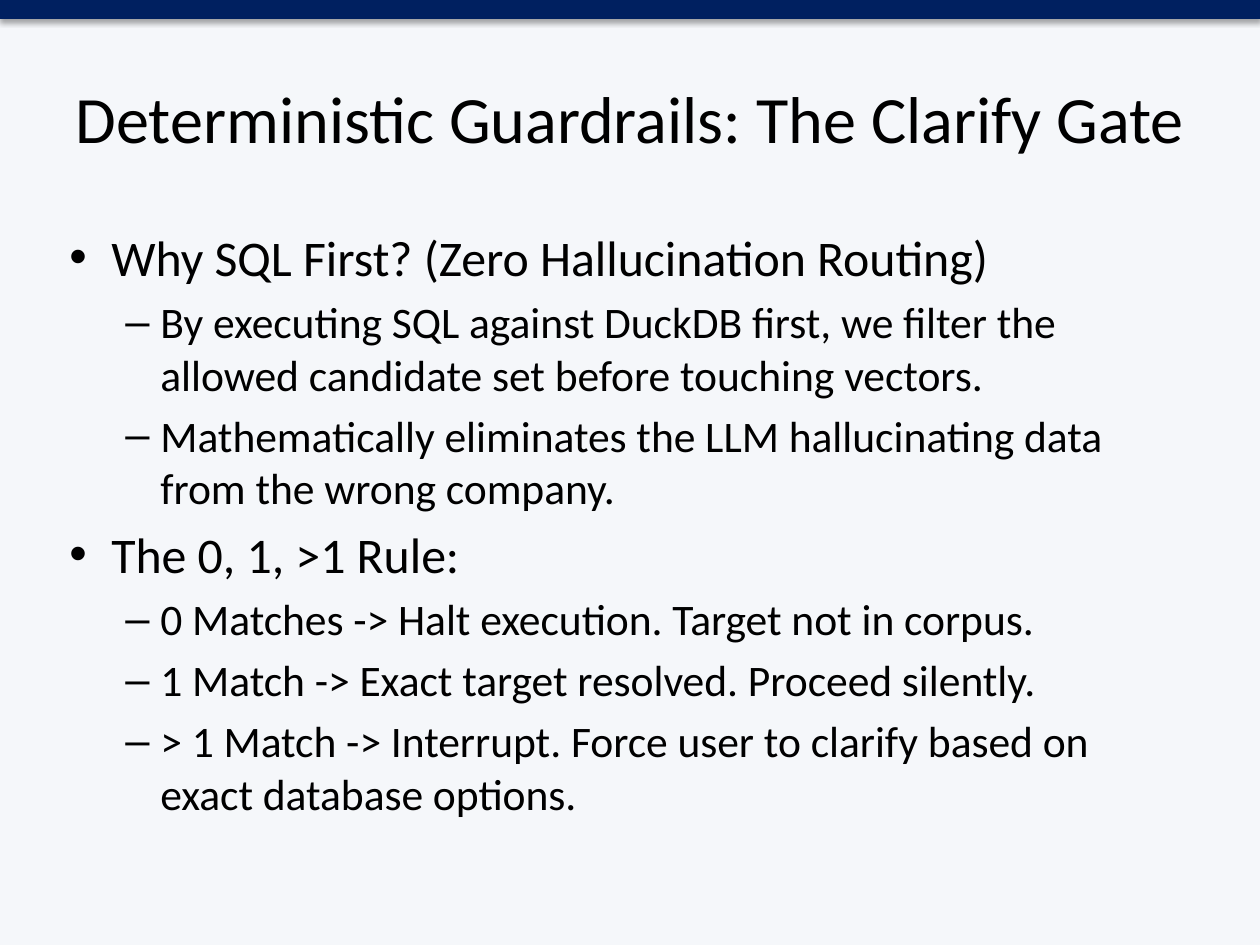
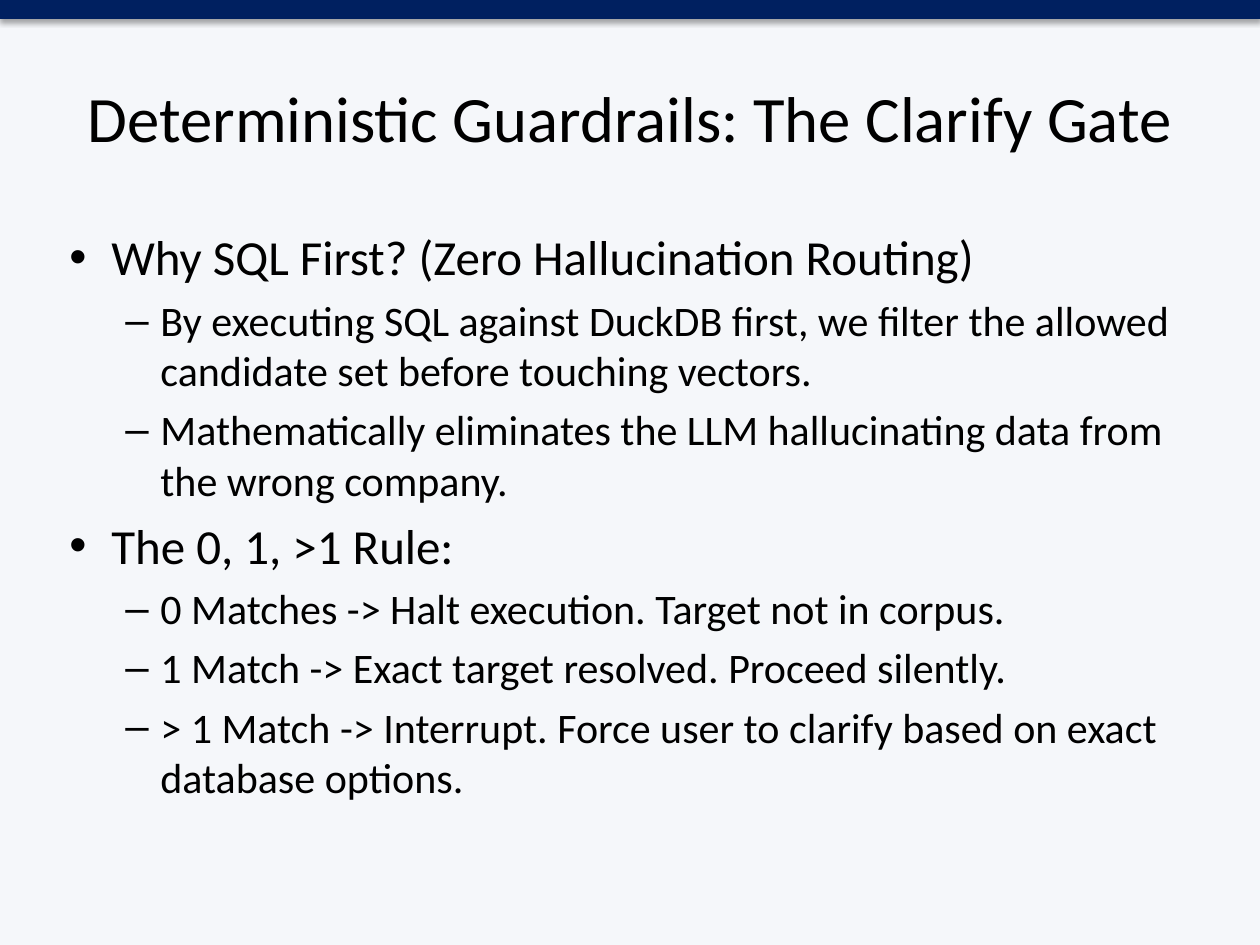
Before and after one commit to vendroid7/agentic-rag, a slide deck: slide 6 of Agentic_RAG .pptx. Drawn at 1260x945 pixels with LibreOffice and Linux fonts; fonts in the diff are those of the drawing. Boxes give left, top, right and bottom in pixels: in the first picture for what was removed or moved away, otherwise in the second. Text is boxed around its words. In the diff, an @@ line names an element or a change of style, - is before the commit and + after.

Commit message:
updated presentation with improved formatting and new sections

```diff
--- a/Agentic_RAG .pptx
+++ b/Agentic_RAG .pptx
@@ title "Deterministic Guardrails: The Clarify Gate" at <box>88,97,1171,153</box>: size 37.8 to 37 pt @@
@@ text "Why SQL First? (Zero Hallucination ..." at <box>111,239,1169,800</box>: size 28.5 to 28 pt in "Why SQL First? (Zero Hallucination Routing)", "The 0, 1, >1 Rule:"; size 24.9 to 24 pt in "By executing SQL against DuckDB first, we ...", "Mathematically eliminates the LLM hallucinating data from ...", "0 Matches -> Halt execution. Target not ...", "1 Match -> Exact target resolved. Proceed ..." and 1 more places @@
```
Also in this commit, not shown: 8 other slides changed, 1 slide added.
